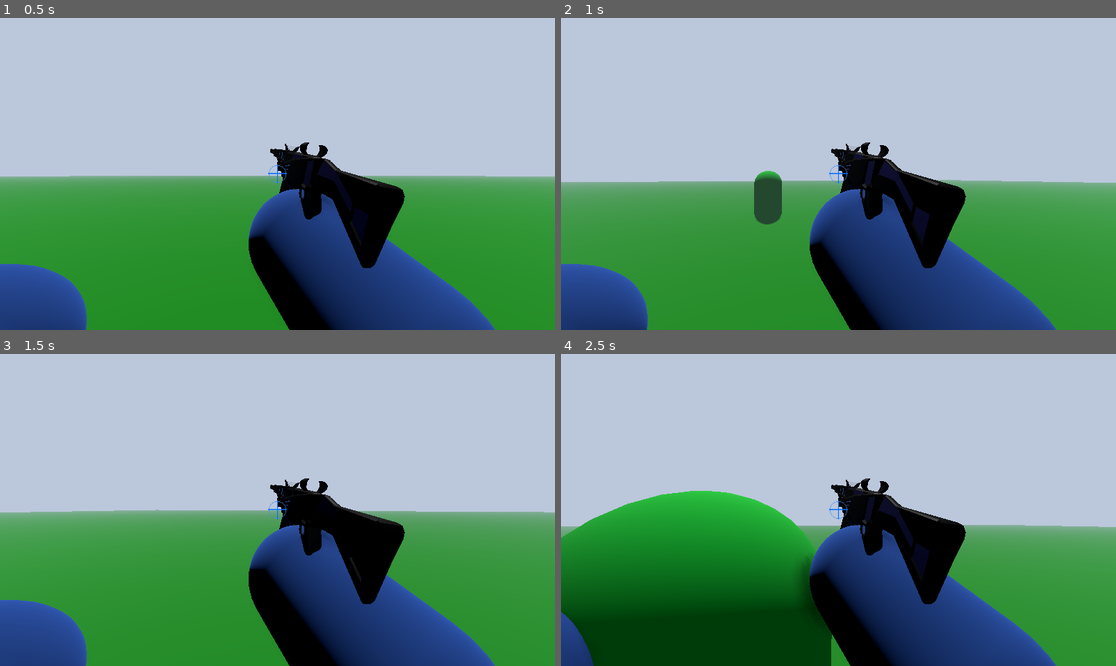
Above: before the commit, frames 1-4 (two rows, left to right).
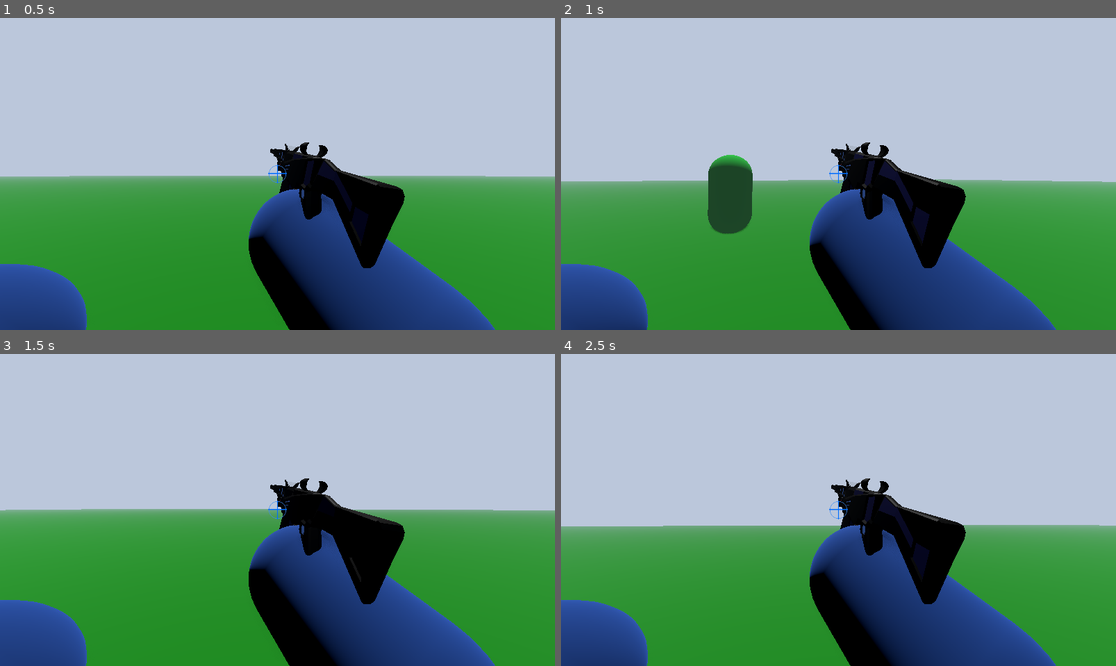
Above: after the commit, the same moments.

Repository: IDoTweaks/the-way-to-teal-just-kill-
Game: Godot game, scene res://Scenes/main_scene.tscn
The game is run twice, just before and just after one commit, with the same random seed, the same clock (stepped at 60 frames per second) and the same inputs.
Inputs (mouse positions are in pixels of both pictures, inside the frame that each line leads up to):
- Up to frame 1 (0.5 s): no input
- Up to frame 2 (1 s): tap Enter at 0.5 s; move the mouse to (866, 174) at 0.52 s; hold W (forward) from 0.53 s (still down); hold Ctrl (slide) from 0.53 s (still down); tap Shift (dash) at 0.6 s; tap Space (jump) at 0.77 s
- Up to frame 3 (1.5 s): keep holding W (forward); tap Space (jump) at 1.07 s; move the mouse to (249, 510) at 1.27 s; release Ctrl (slide) at 1.28 s; tap Ctrl (slide) at 1.35 s
- Up to frame 4 (2.5 s): keep holding W (forward); tap Space (jump) at 1.52, 1.55, 1.82, 2.1 s; move the mouse to (849, 503) at 2.02 s; tap Shift (dash) at 2.3 s

Frame 1 is identical in both runs. In frame 2, 2.8% of the frame differs, in the area x 0-100%, y 43-70%; in frame 3, 1.0%; in frame 4, 23%, in the area x 0-100%, y 43-100%.

Commit message:
adds movement improvements
-fixed dashing so now its an instant velocity spike
-adds coyote time to jump after falling
-jump buffering for a better ux
-jump depends on how long you press jump
-added friction
-now can strafe on air and redirect your momentum
-sliding instantly boosts
-slide steering doesnt slow you down
-almost no slide/air drag

Diff:
--- a/Scripts/player.gd
+++ b/Scripts/player.gd
@@ -6,18 +6,16 @@
 const MAXCAMSHAKE = 0.03
 
 #sliding
+var wasSliding: bool = false
 var slide :bool = false
 @export var downForceDevide: float
 @export var slideFactor: float = 0.4
-@export var slideDownforce: float = 20.0
+@export var slideDownforce: float = 20
 #dashing
-@export var dashBoost: float = 25.0
-@export var dashDuration: float = 0.15
+@export var dashBoost: float = 18
 @export var dashCooldown: float = 0.6
-
 var dashing: bool = false
-var dashTimer: float = 0.0
-var dashCdTimer: float = 0.0
+var dashCdTimer: float = 0
 var dashDir: Vector3 = Vector3.ZERO
 
 @onready var feet = $feetPos;
@@ -27,6 +25,13 @@
 @onready var shootingParticles =preload("res://Particles/shootParticles.tscn")
 @onready var gunParticleSpawn = $playerCam/gun/particleSpawnGun
 var particleInstance
+
+#general movement
+var airAccel = 8
+var coyoteTimer: float = 0
+const COYOTE_TIME = 0.12
+var jumpBuffer: float = 0
+const JUMP_BUFFER_TIME = 0.12
 
 
 #footprint system
@@ -182,6 +187,9 @@
 		playerCam.rotate_x(-event.relative.y * SENS)
 		playerCam.rotation.x = clamp(playerCam.rotation.x,deg_to_rad(-60),deg_to_rad(70))
 
+	if Input.is_action_just_pressed("jump"):
+		jumpBuffer = JUMP_BUFFER_TIME
+
 
 func _calcDownForce():
 	#calculate the position in the future
@@ -210,47 +218,80 @@
 		return 0
 
 func _physics_process(delta: float) -> void:
-	if dashTimer > 0:
-		dashTimer -= delta
-		if dashTimer <= 0:
-			dashing = false
 	if dashCdTimer > 0:
 		dashCdTimer -= delta
+	if jumpBuffer > 0:
+		jumpBuffer -= delta
+
+	if is_on_floor():
+		coyoteTimer = COYOTE_TIME
+		dashing = false
+	elif coyoteTimer > 0:
+		coyoteTimer -= delta
 
 	slide = Input.is_action_pressed("slide") and is_on_floor()
-	if Input.is_action_just_pressed("dash") and dashCdTimer <= 0 and not dashing:
+	if slide and not wasSliding:
+		var currentDir = Vector3(velocity.x,0,velocity.z).normalized()
+		if currentDir.length() > 0.1:
+			velocity.x += currentDir.x * 6
+			velocity.z += currentDir.z * 6
+	wasSliding = slide
+
+	if Input.is_action_just_pressed("dash") and dashCdTimer <= 0:
 		var input_dir := Input.get_vector("left", "right", "forward", "backward")
 		if input_dir.length() > 0.1:
 			dashDir = (transform.basis * Vector3(input_dir.x, 0, input_dir.y)).normalized()
 		else:
 			dashDir = -transform.basis.z
-		dashing = true
-		dashTimer = dashDuration
 		dashCdTimer = dashCooldown
 		velocity.x = dashDir.x * dashBoost
 		velocity.z = dashDir.z * dashBoost
+		if is_on_floor():
+			velocity.y = 2
+
+	if jumpBuffer > 0 and coyoteTimer > 0:
+		coyoteTimer = 0.0
+		jumpBuffer = 0.0
+		velocity.y = JUMP_VELOCITY
+
+	if not is_on_floor() and Input.is_action_just_released("jump") and velocity.y > 0:
+		velocity.y *= 0.45
+
+	if not is_on_floor():
+		velocity += get_gravity() * delta
 
 	if not slide:
-		if not is_on_floor():
-			velocity += get_gravity() * delta
-
-		if Input.is_action_just_pressed("jump") and is_on_floor():
+		if Input.is_action_just_pressed("jump") and coyoteTimer > 0:
+			coyoteTimer = 0.0
 			velocity.y = JUMP_VELOCITY
 
 		var input_dir := Input.get_vector("left", "right", "forward", "backward")
 		var direction := (transform.basis * Vector3(input_dir.x, 0, input_dir.y)).normalized()
-		if dashing:
-			velocity.x = move_toward(velocity.x, dashDir.x * dashBoost, 80.0 * delta)
-			velocity.z = move_toward(velocity.z, dashDir.z * dashBoost, 80.0 * delta)
-		elif direction:
-			var target_x = direction.x * SPEED
-			var target_z = direction.z * SPEED
-			velocity.x = move_toward(velocity.x, target_x, 30.0 * delta)
-			velocity.z = move_toward(velocity.z, target_z, 30.0 * delta)
+		var horizontal_speed = Vector2(velocity.x, velocity.z).length()
+
+		if is_on_floor():
+			if direction:
+				var accel = 30.0 if horizontal_speed < SPEED else 10.0
+				velocity.x = move_toward(velocity.x, direction.x * SPEED, accel * delta)
+				velocity.z = move_toward(velocity.z, direction.z * SPEED, accel * delta)
+			else:
+				velocity.x = move_toward(velocity.x, 0, 28 * delta)
+				velocity.z = move_toward(velocity.z, 0, 28 * delta)
+
 		else:
-			var brake = 28.0 if is_on_floor() else 8.0
-			velocity.x = move_toward(velocity.x, 0, brake * delta)
-			velocity.z = move_toward(velocity.z, 0, brake * delta)
+			if direction:
+				velocity.x += direction.x * airAccel * delta
+				velocity.z += direction.z * airAccel * delta
+				var horizontal = Vector2(velocity.x, velocity.z)
+				var cap = max(SPEED * 1.5, horizontal_speed)
+				if horizontal.length() > cap:
+					horizontal = horizontal.normalized() * cap
+					velocity.x = horizontal.x
+					velocity.z = horizontal.y
+			else:
+				velocity.x = move_toward(velocity.x, 0, 2 * delta)
+				velocity.z = move_toward(velocity.z, 0, 2 * delta)
+
 	else:
 		var force = _calcDownForce()
 		var slideMod = clamp(slideFactor + (force / downForceDevide), 0, 2.5)
@@ -264,11 +305,20 @@
 		var direction := (transform.basis * Vector3(input_dir.x, 0, input_dir.y)).normalized()
 		var slide_accel = 5
 		if direction:
-			velocity.x = lerp(velocity.x, direction.x * SPEED * slideMod, slide_accel * delta)
-			velocity.z = lerp(velocity.z, direction.z * SPEED * slideMod, slide_accel * delta)
+			var target_x = direction.x * SPEED * slideMod
+			var target_z = direction.z * SPEED * slideMod
+			var current_h = Vector2(velocity.x, velocity.z).length()
+			var target_h = Vector2(target_x, target_z).length()
+			if target_h < current_h:
+				var scale = current_h / max(target_h, 0.001)
+				target_x *= scale
+				target_z *= scale
+			velocity.x = lerp(velocity.x, target_x, slide_accel * delta)
+			velocity.z = lerp(velocity.z, target_z, slide_accel * delta)
 		else:
-			velocity.x = move_toward(velocity.x, 0, SPEED * slideMod * delta * slide_accel)
-			velocity.z = move_toward(velocity.z, 0, SPEED * slideMod * delta * slide_accel)
+			# Very low friction when sliding with no input — coast
+			velocity.x = move_toward(velocity.x, 0, 2.0 * delta)
+			velocity.z = move_toward(velocity.z, 0, 2.0 * delta)
 
 	if is_on_floor():
 		var flat_pos = Vector3(global_position.x, 0, global_position.z)
